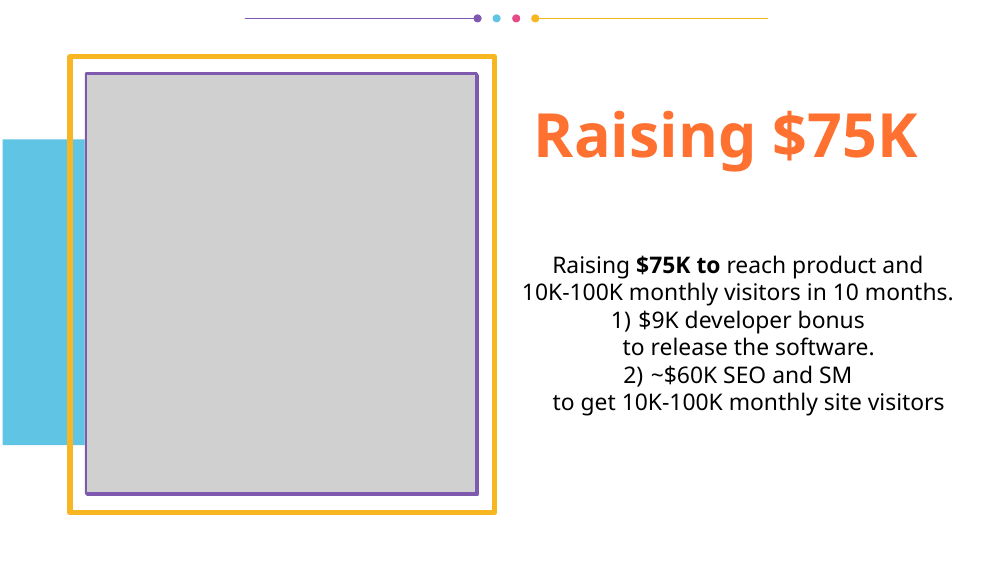
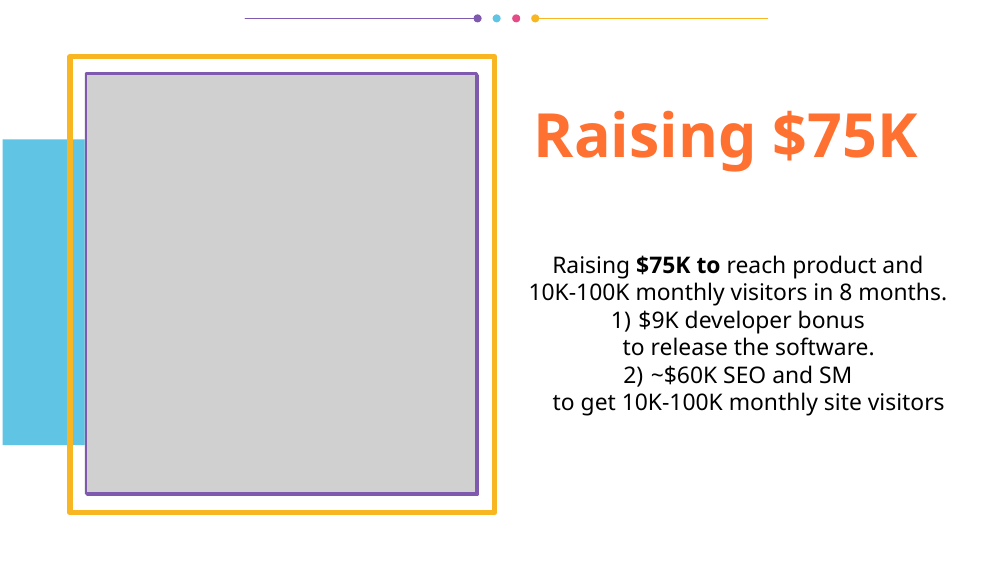
Before and after one commit to vporton/icp-package-manager, a slide deck: slide 11 of docs/short-pitchdeck.odp. Drawn at 1008x567 pixels with LibreOffice and Linux fonts; fonts in the diff are those of the drawing; grey boxes stand for pictures. Boxes give left, top, right and bottom in pixels: in the first picture for what was removed or moved away, otherwise in the second. Text is boxed around its words. In the diff, an @@ line names an element or a change of style, - is before the commit and + after.

```diff
--- a/docs/short-pitchdeck.odp
+++ b/docs/short-pitchdeck.odp
@@ text at (x1=529, y1=255, x2=947, y2=306): text changed @@
-Raising $75K to reach product and
-10K-100K monthly visitors in 10 months.
+Raising $75K to reach product and
+10K-100K monthly visitors in 8 months.
```
Also in this commit, not shown: 5 other slides changed.
